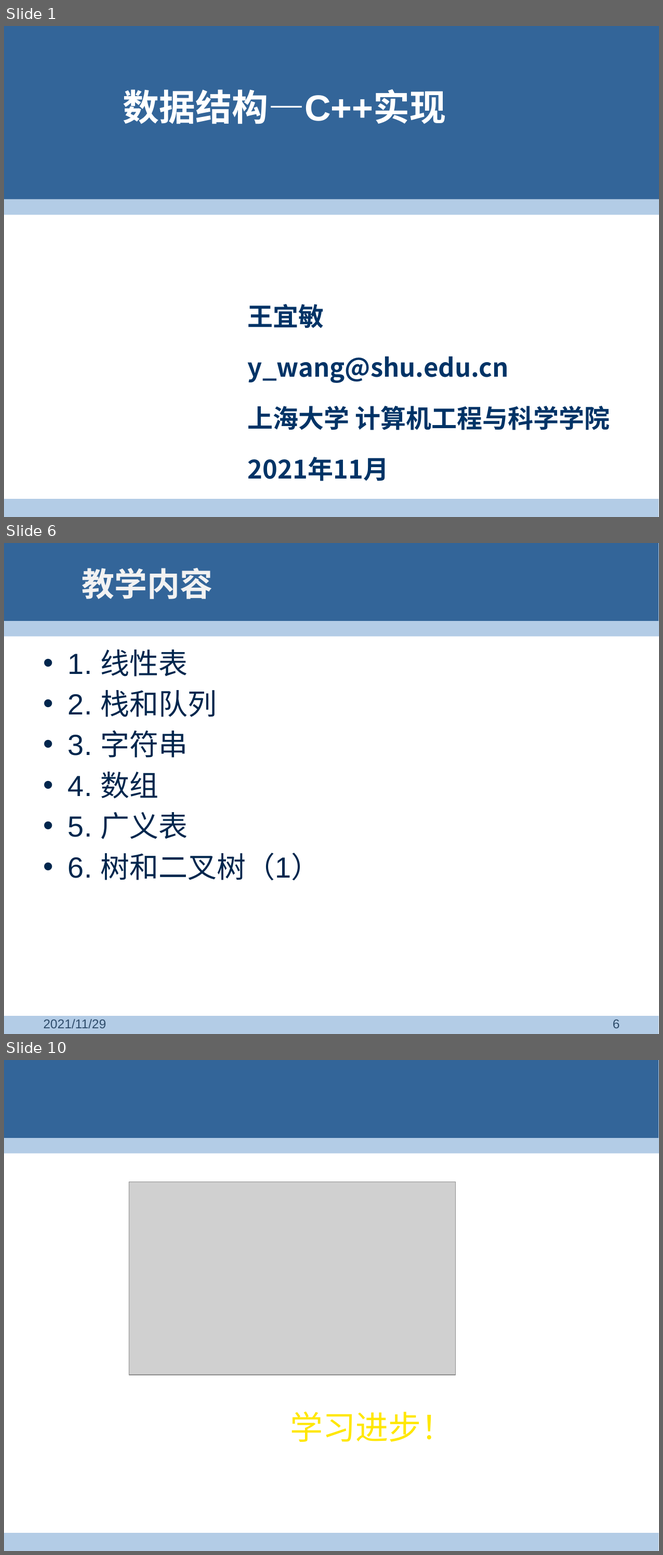
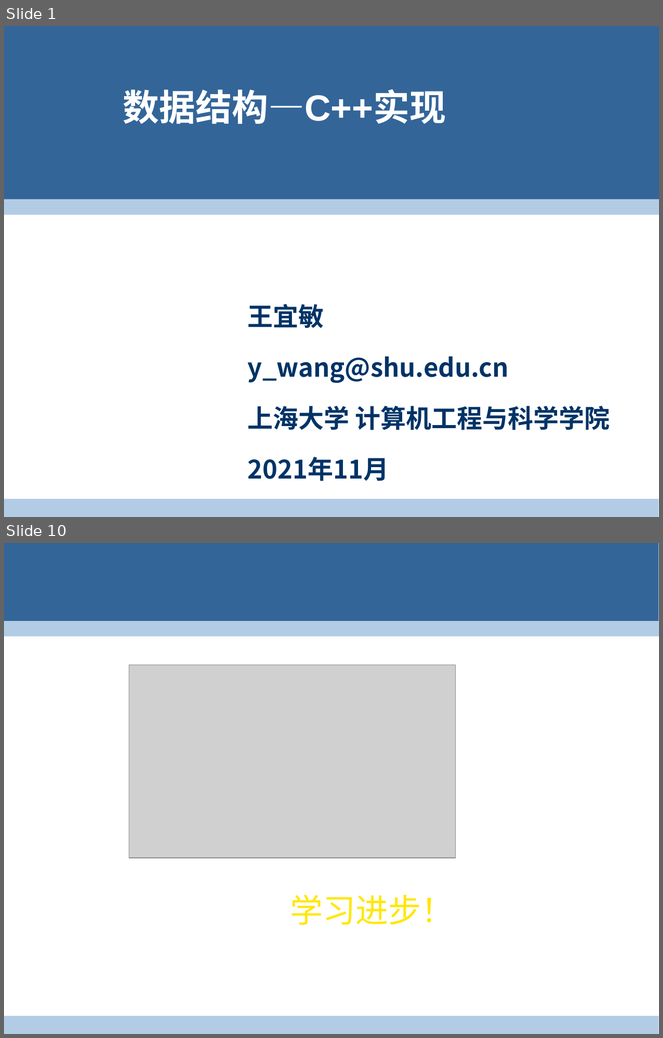
Before and after one commit to 2manifold/2manifold.github.io, a slide deck: lecture/0.pptx. Shown one above the other, each under a label of ours: slides 1, 6 and 10 before the commit, slides 1 and 10 after it; the slides between them are not shown. The pictures are 663x1555 and 663x1038 pixels, drawn with LibreOffice and Linux fonts; fonts in the diff are those of the drawing; grey boxes stand for pictures; background and template pictures are left out. Boxes give left, top, right and bottom in pixels: in the first picture for what was removed or moved away, otherwise in the second. Text is boxed around its words. In the diff, an @@ line names an element or a change of style, - is before the commit and + after.

```diff
--- a/lecture/0.pptx
+++ b/lecture/0.pptx
@@ slide 6 removed at (4, 543, 659, 1034), background #FFFFFF; not listed: 3 template elements that a slide beside it also shows @@
@@ title removed at (82, 568, 213, 599) @@
-教学内容
@@ text removed at (68, 650, 321, 880) @@
-• 1. 线性表
-• 2. 栈和队列
-• 3. 字符串
-• 4. 数组
-• 5. 广义表
-• 6. 树和二叉树（1）
@@ text removed at (44, 1019, 106, 1029) @@
-2021/11/29
@@ page number removed at (613, 1020, 620, 1029) @@
-6
```
Also in this commit, not shown: 5 slides changed, 3 slides added, 2 other slides removed, 2 other files.
